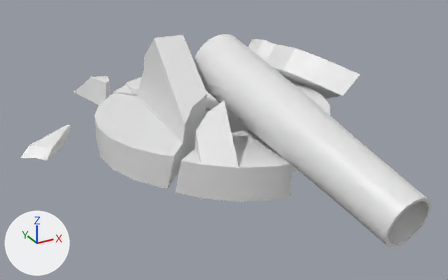
The FBX model Assets/Models/DestroedTurret.fbx: old version first, new version second.
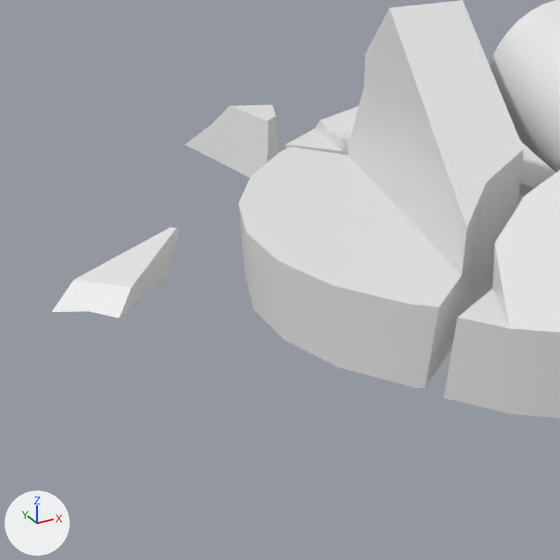
Each version is shown whole from a 50 mm camera at (-3.55, -6.71, 3.23) aimed at (-0.2, -0.63, 0.18), then close up on the part from 0% to 49% of the width and 12% to 92% of the height. The axes (+X, +Y, +Z) are drawn at lower left. The lights are the same throughout. The older version's two pictures come first. Where no turn or scale is listed for an object, it has been applied to the vertices.

In view in the first close-up: 'DestroedCannonTurret'.
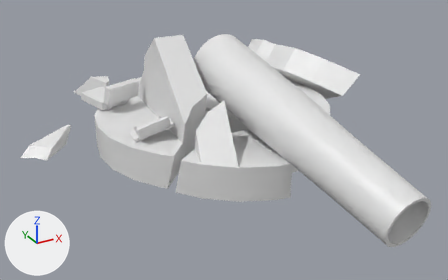
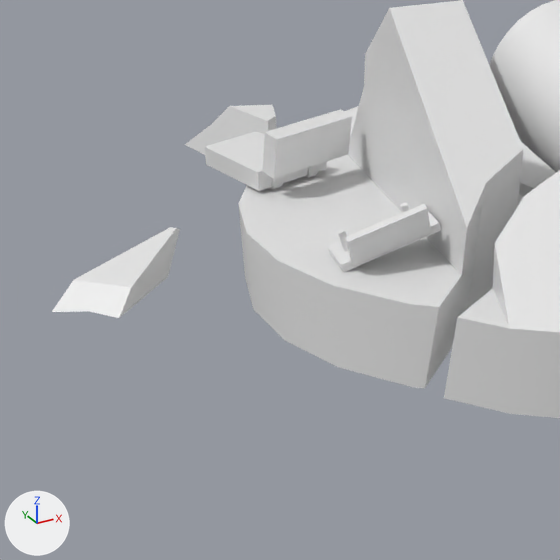
Pixel boxes [x1, y1, x2, y2] of what changed, in the close-ups (560 x 560 px):
part 1 of me_platform_002, added: after [204, 109, 352, 191]
part 2 of me_platform_002, added: after [327, 202, 441, 272]

The change, as a list of edits to the scene's bpy script:
```text
Change me_platform_002:
    used by ob_destroedcannonturret; location = (0.0, 0.0, 0.0)
    remove me_platform_002.from_pydata(...)  # 390 vertices, 315 faces; spans x -2.43..2.2, y -3.35..2.51, z 0.0..1.4
    add me_platform_002.from_pydata(...)  # 462 vertices, 363 faces; spans x -2.43..2.2, y -3.35..2.51, z 0.0..1.4
    me_platform_002 part 1
    33 vertices are added at x -1.47..-0.84, y 0.29..1.07, z 0.4..0.75
    7 new vertices lie (0.05, 0.02, 0.0) away from vertices in x -1.35..-1.05, y 0.43..0.68, z 0.4..0.54
    27 new faces join them
    me_platform_002 part 2
    32 vertices are added at x -1.35..-0.86, y -0.78..-0.43, z 0.4..0.7
    21 new faces join them
```
